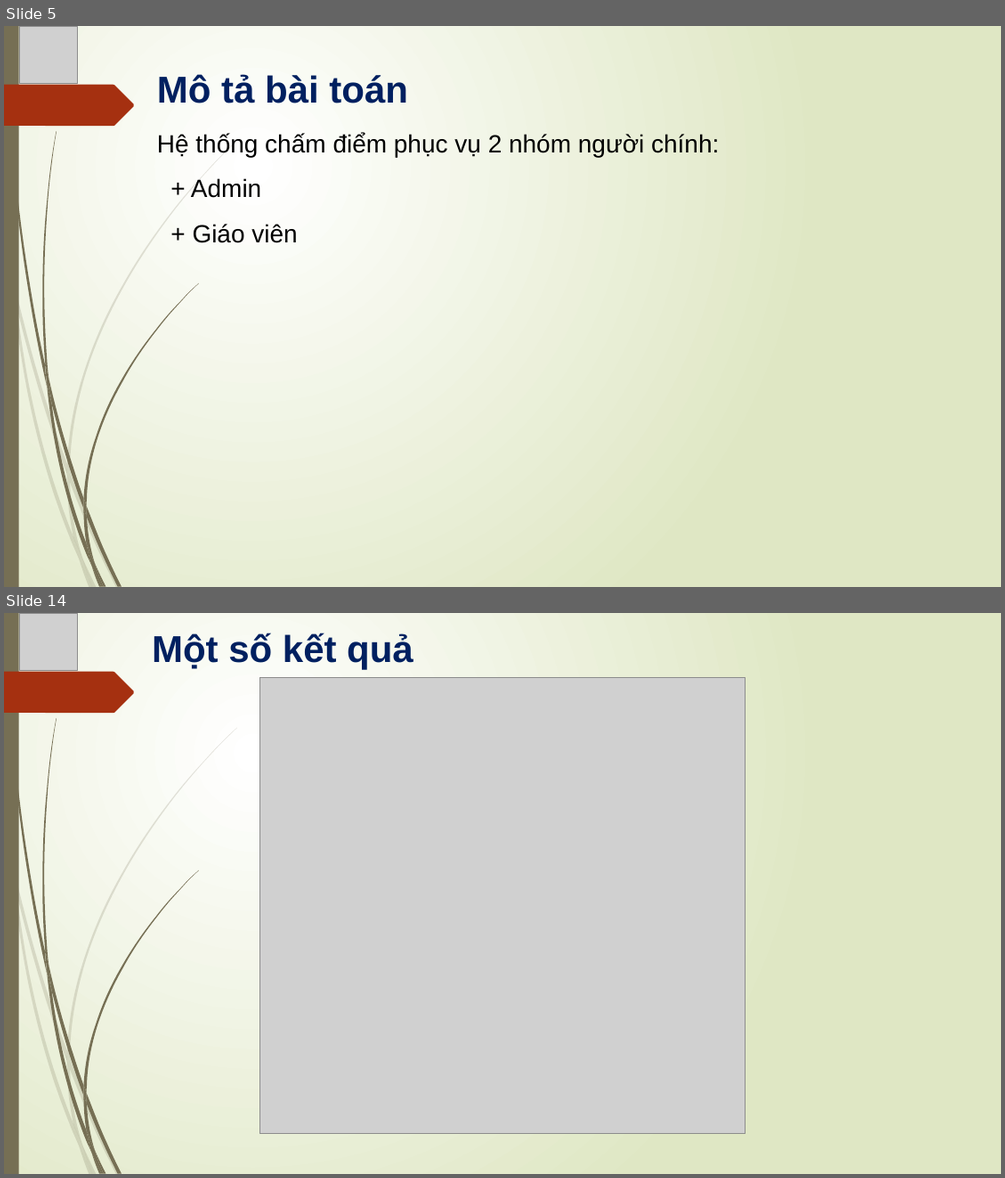
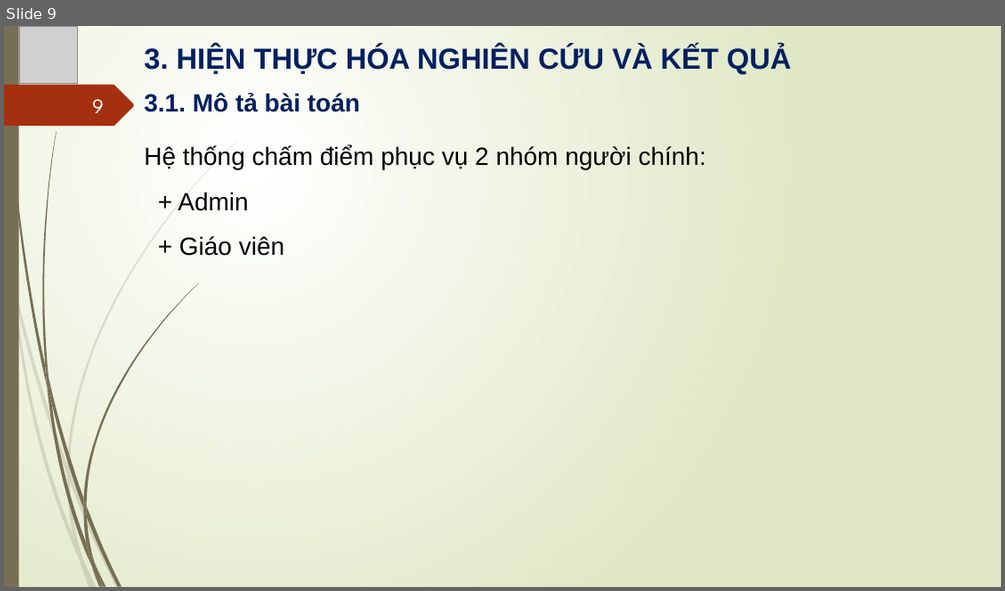
Before and after one commit to thaihunghung/tn-da20ttb-110120031-tranthaihung-xdapivhtcdttcdasvcntt, a slide deck: docs/XAYDUNGAPIVAHE_THONGCHAMDIEM.pptx. Shown one above the other, each under a label of ours: slides 5 and 14 before the commit, slide 9 after it; the slides between them are not shown. The pictures are 1005x1178 and 1005x591 pixels, drawn with LibreOffice and Linux fonts; fonts in the diff are those of the drawing; grey boxes stand for pictures. Boxes give left, top, right and bottom in pixels: in the first picture for what was removed or moved away, otherwise in the second. Text is boxed around its words. In the diff, an @@ line names an element or a change of style, - is before the commit and + after.

```diff
--- a/docs/XAYDUNGAPIVAHE_THONGCHAMDIEM.pptx
+++ b/docs/XAYDUNGAPIVAHE_THONGCHAMDIEM.pptx
@@ slide 14 removed at (4,613,1001,1174), background gradient #FFFFFF to #DFE8C4; not listed: 24 template elements that a slide beside it also shows @@
@@ picture removed at (20,613,77,671) @@
@@ text removed at (152,633,413,670) @@
-Một số kết quả
@@ picture removed at (259,678,745,1135) @@
@@ what was slide 5 is now slide 9 @@
@@ slide 9 changed as well @@
@@ text added at (144,46,792,74), 28 pt, text #002060, bold @@
+3. HIỆN THỰC HÓA NGHIÊN CỨU VÀ KẾT QUẢ
@@ page number added at (92,99,104,113), 20 pt, text #FEFFFF @@
+9
@@ text at (144,93,360,112): text changed; size 36 to 24 pt @@
-Mô tả bài toán
+3.1. Mô tả bài toán
@@ text "Hệ thống chấm điểm phục ...": place and size @@
-text "Hệ thống chấm điểm phục ..." at (157,133,719,243)
+text "Hệ thống chấm điểm phục ..." at (144,145,706,256)
```
Also in this commit, not shown: 13 other slides changed, 7 slides added, 5 other slides removed, 12 other files.
